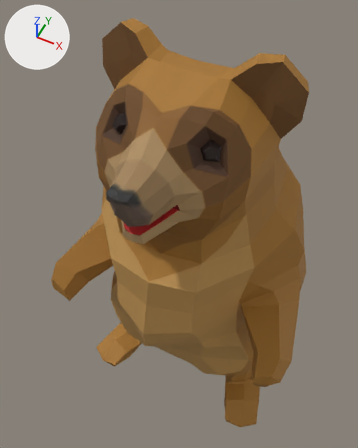
Renders of the FBX model Assets/Models/Bear/BearCub_01.FBX from each side of a commit.
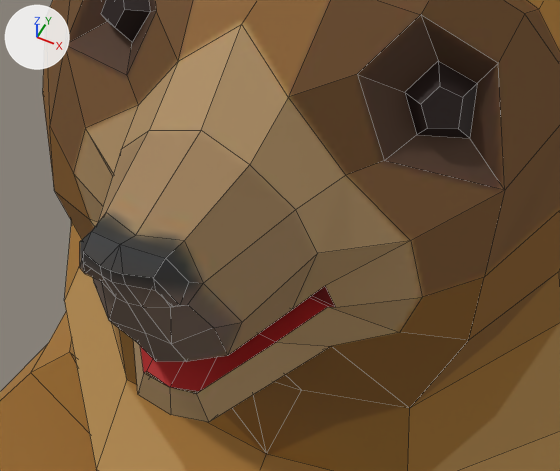
Old and new are each drawn whole from a 50 mm camera at (0.705, -1.538, 3.345) aimed at (-0.112, 0.096, 1.302) and again close up on the part from 23% to 69% of the width and 27% to 58% of the height. Arrows for +X, +Y and +Z are at upper left; the lights stay in place. The close-ups show mesh edges as thin lines. Where no turn or scale is listed for an object, it has been applied to the vertices.

The scene before the commit, as lines of its bpy script (objects in view):
```python
me_mesh = bpy.data.meshes.new('Mesh')
me_mesh.from_pydata(...)  # 562 vertices, 578 faces; spans x -0.7..0.7, y -0.6..0.63, z -0.05..2.43
me_mesh.materials.append(mat_bear_01)  # picture img_bear_01_jpg
# before: 162 (-0.2, -0.34, 2.07) at pixel (85, 128), 179 (-0.22, -0.35, 2.01) at pixel (73, 173), 180 (-0.2, -0.36, 1.95) at pixel (89, 219)
# before: 481 (0.2, -0.34, 2.07) at pixel (410, 240), 498 (0.22, -0.35, 2.01) at pixel (422, 297), 499 (0.2, -0.36, 1.95) at pixel (399, 332)
ob_bearcub = bpy.data.objects.new('BearCub', me_mesh)
ob_bearcub.location = (0.0, 0.0, 0.0)
```
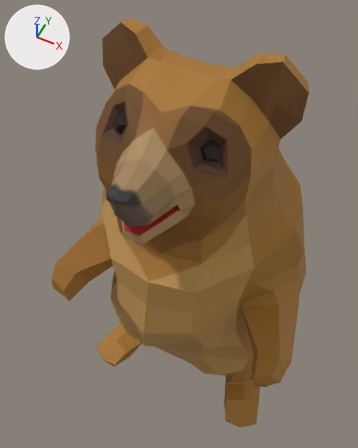
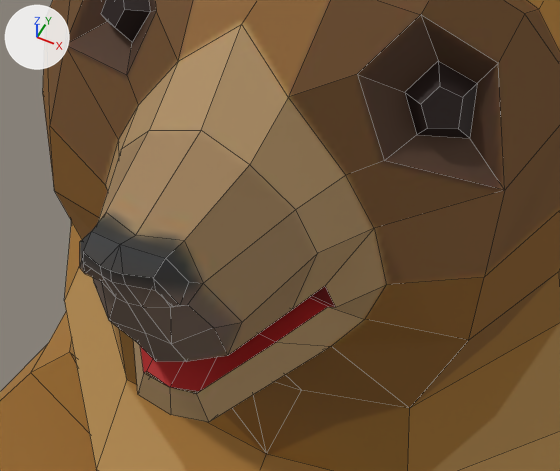
What differs and where, as boxes [x1, y1, x2, y2] in the close-ups (560 x 471 px; the box of a moved part takes in the faces that stretch with it):
part 1 of me_mesh, moved or reshaped: [50, 45, 138, 239] in both
part 2 of me_mesh, moved or reshaped: [276, 161, 505, 408] in both

Diff of the bpy script that builds the scene:
```diff
--- a/Assets/Models/Bear/BearCub_01.FBX.py
+++ b/Assets/Models/Bear/BearCub_01.FBX.py
@@ me_mesh @@
 me_mesh.from_pydata(...)  # 562 vertices, 578 faces; spans x -0.7..0.7, y -0.6..0.63, z -0.05..2.43
 # used by ob_bearcub; location = (0.0, 0.0, 0.0)
+# me_mesh part 1
+for i in [162, 179, 180]: me_mesh.vertices[i].co += Vector((0.04, 0.0, 0.0))
+# me_mesh part 2
+for i in [481, 498, 499]: me_mesh.vertices[i].co += Vector((-0.04, 0.0, 0.0))
 me_mesh.materials.append(mat_bear_01)
```
